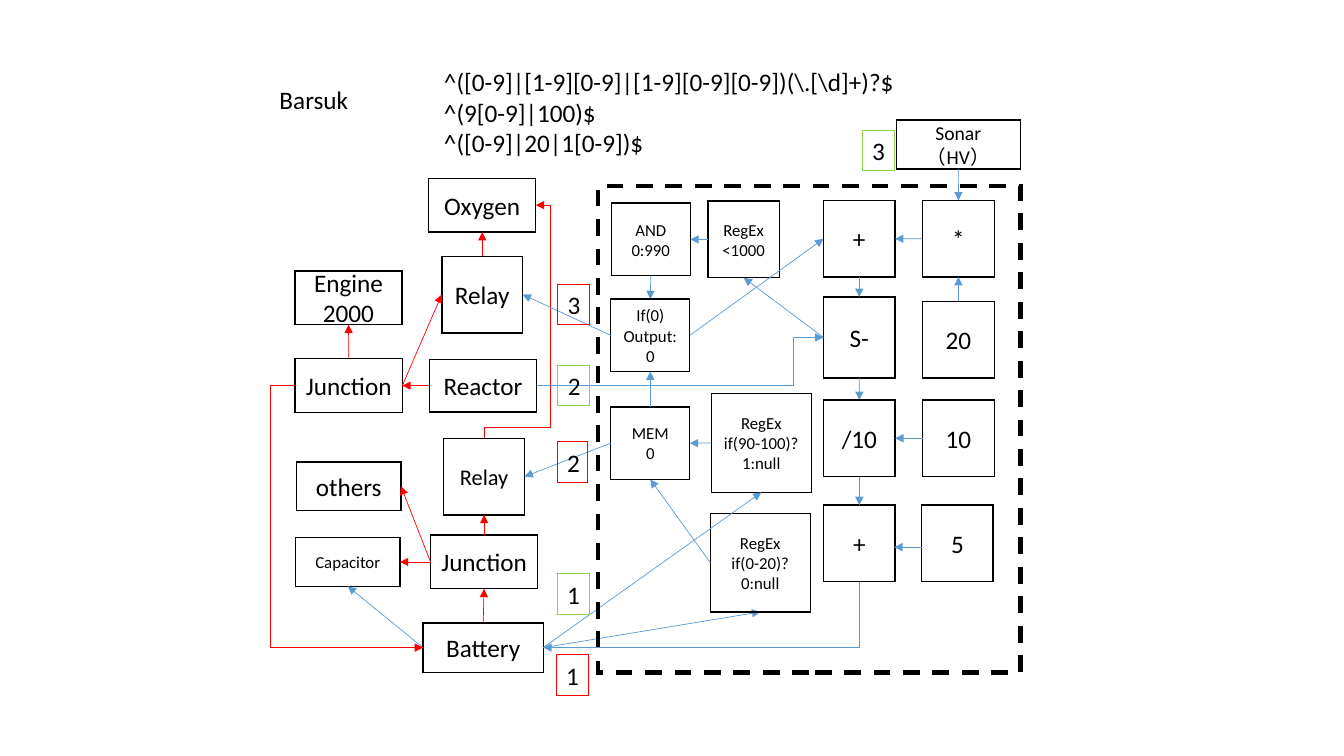
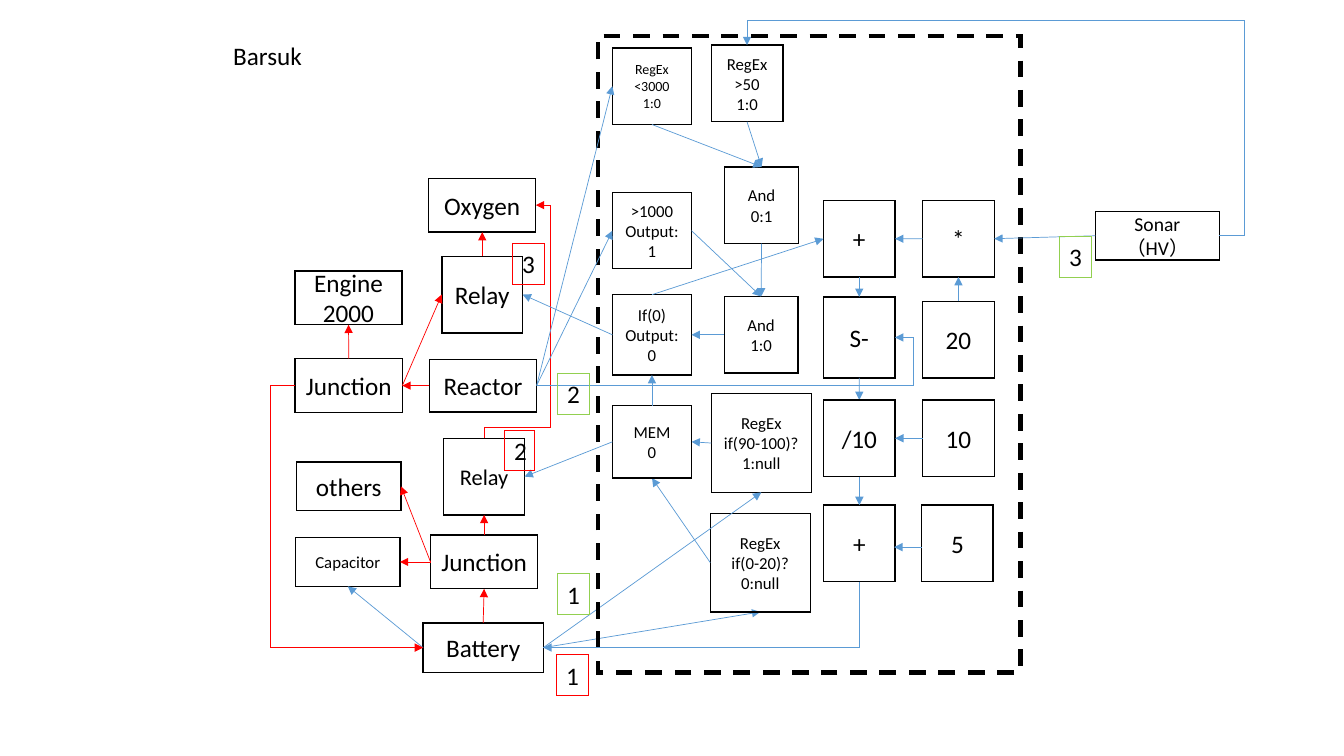
Before and after one commit to panhao4812/GameTools, a slide deck: slide 9 of BaroAngEditor/BaroAngEditor/mods/Lines.pptx. Drawn at 1344x756 pixels with LibreOffice and Linux fonts; fonts in the diff are those of the drawing. Boxes give left, top, right and bottom in pixels: in the first picture for what was removed or moved away, otherwise in the second. Text is boxed around its words. In the diff, an @@ line names an element or a change of style, - is before the commit and + after.

```diff
--- a/BaroAngEditor/BaroAngEditor/mods/Lines.pptx
+++ b/BaroAngEditor/BaroAngEditor/mods/Lines.pptx
@@ elbow arrow added from (1220, 236) to (747, 45), #5B9BD5 0.5 pt @@
@@ text "Barsuk": place and size @@
-text "Barsuk" at (279, 91, 348, 110)
+text "Barsuk" at (233, 47, 302, 66)
@@ rectangle: place and size @@
-rectangle at (598, 186, 1020, 673)
+rectangle at (598, 35, 1020, 673)
@@ rectangle added at (612, 47, 692, 124), outline #000000 1 pt, 10 pt, text #000000 @@
+RegEx
+<3000
+1:0
@@ rectangle "RegEx": place and size @@
-rectangle "RegEx" at (708, 202, 779, 278)
+rectangle "RegEx" at (712, 45, 783, 122)
@@ text removed at (444, 72, 893, 156) @@
-^([0-9]|[1-9][0-9]|[1-9][0-9][0-9])(\.[\d]+)?$
-^(9[0-9]|100)$
-^([0-9]|20|1[0-9])$
@@ arrow added from (536, 386) to (612, 86), #5B9BD5 0.5 pt @@
@@ text in rectangle at (734, 79, 759, 110): text changed @@
-<1000
+>50
+1:0
@@ arrow added from (652, 125) to (762, 167), #5B9BD5 0.5 pt @@
@@ arrow added from (747, 122) to (762, 167), #5B9BD5 0.5 pt @@
@@ rectangle "And": place and size @@
-rectangle "And" at (611, 204, 690, 276)
+rectangle "And" at (725, 167, 799, 244)
@@ rectangle added at (613, 193, 692, 268), outline #000000 1 pt, 12 pt, text #000000 @@
+>1000
+Output:1
@@ text in rectangle at (748, 189, 775, 222): text changed @@
-AND
-0:990
+And
+0:1
@@ arrow added from (536, 386) to (613, 231), #5B9BD5 0.5 pt @@
@@ arrow moved from (690, 336) - (824, 239) to (652, 294) - (824, 239) @@
@@ arrow moved from (824, 338) - (744, 278) to (692, 231) - (761, 296) @@
@@ arrow moved from (959, 169) - (959, 201) to (1096, 236) - (994, 239) @@
@@ rectangle "3": place and size @@
-rectangle "3" at (862, 130, 894, 170)
+rectangle "3" at (1060, 237, 1092, 277)
@@ rectangle "Sonar（HV）": place and size @@
-rectangle "Sonar（HV）" at (896, 120, 1020, 168)
+rectangle "Sonar（HV）" at (1096, 212, 1220, 260)
@@ rectangle "3": place and size @@
-rectangle "3" at (558, 284, 590, 325)
+rectangle "3" at (512, 244, 544, 284)
@@ arrow moved from (651, 275) - (650, 299) to (762, 244) - (761, 296) @@
@@ rectangle "If(0)": place and size @@
-rectangle "If(0)" at (611, 299, 690, 372)
+rectangle "If(0)" at (613, 294, 692, 375)
@@ rectangle added at (725, 296, 799, 373), outline #000000 1 pt, 12 pt, text #000000 @@
+And
+1:0
@@ elbow arrow moved from (536, 386) - (824, 338) to (536, 386) - (895, 338) @@
@@ arrow moved from (708, 240) - (691, 240) to (725, 335) - (692, 335) @@
@@ rectangle "2": place and size @@
-rectangle "2" at (559, 365, 591, 405)
+rectangle "2" at (558, 374, 590, 414)
@@ arrow moved from (650, 407) - (650, 372) to (652, 405) - (652, 375) @@
@@ rectangle "2": place and size @@
-rectangle "2" at (558, 442, 588, 482)
+rectangle "2" at (504, 431, 534, 471)
```
Also in this commit, not shown: 13 other files.
